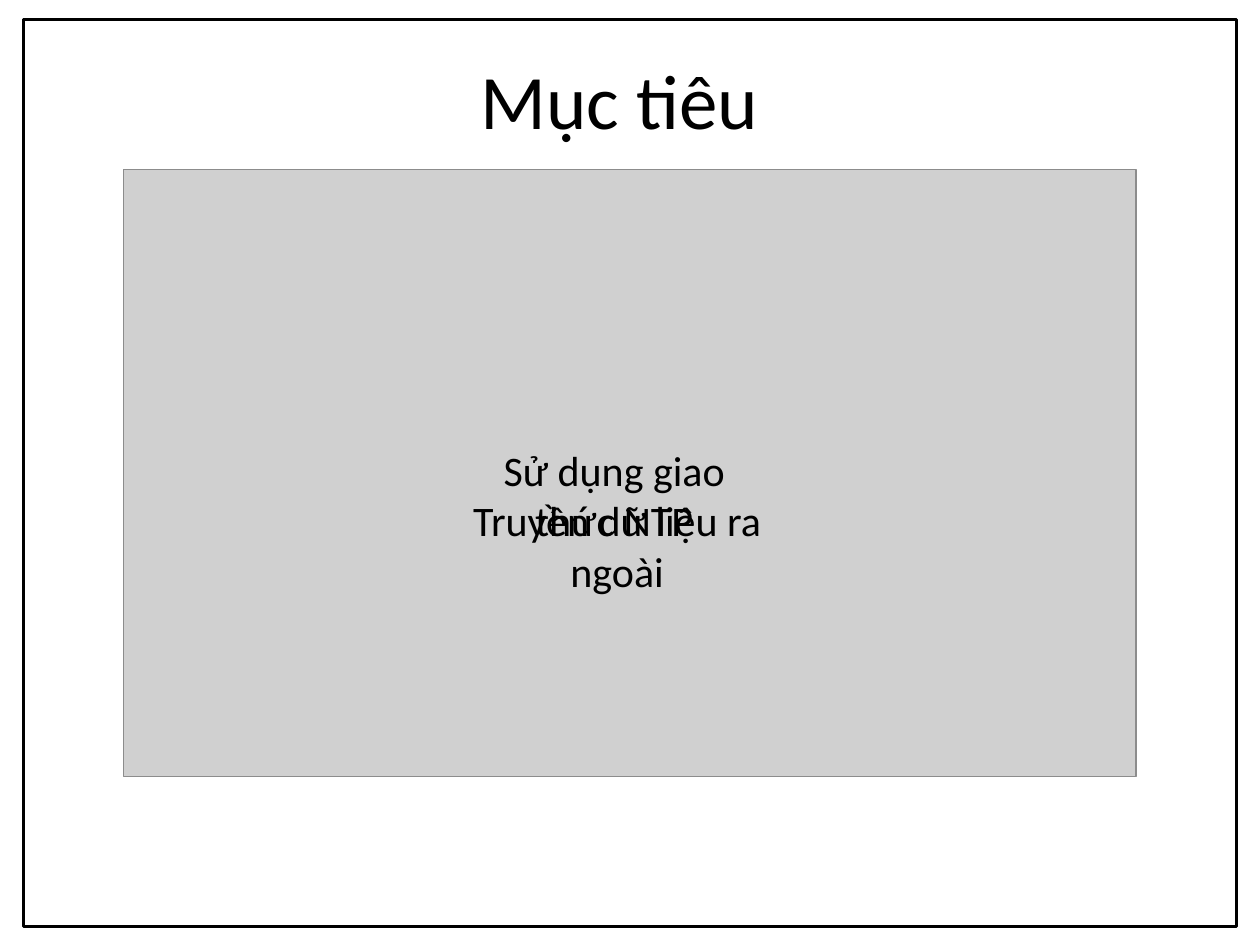
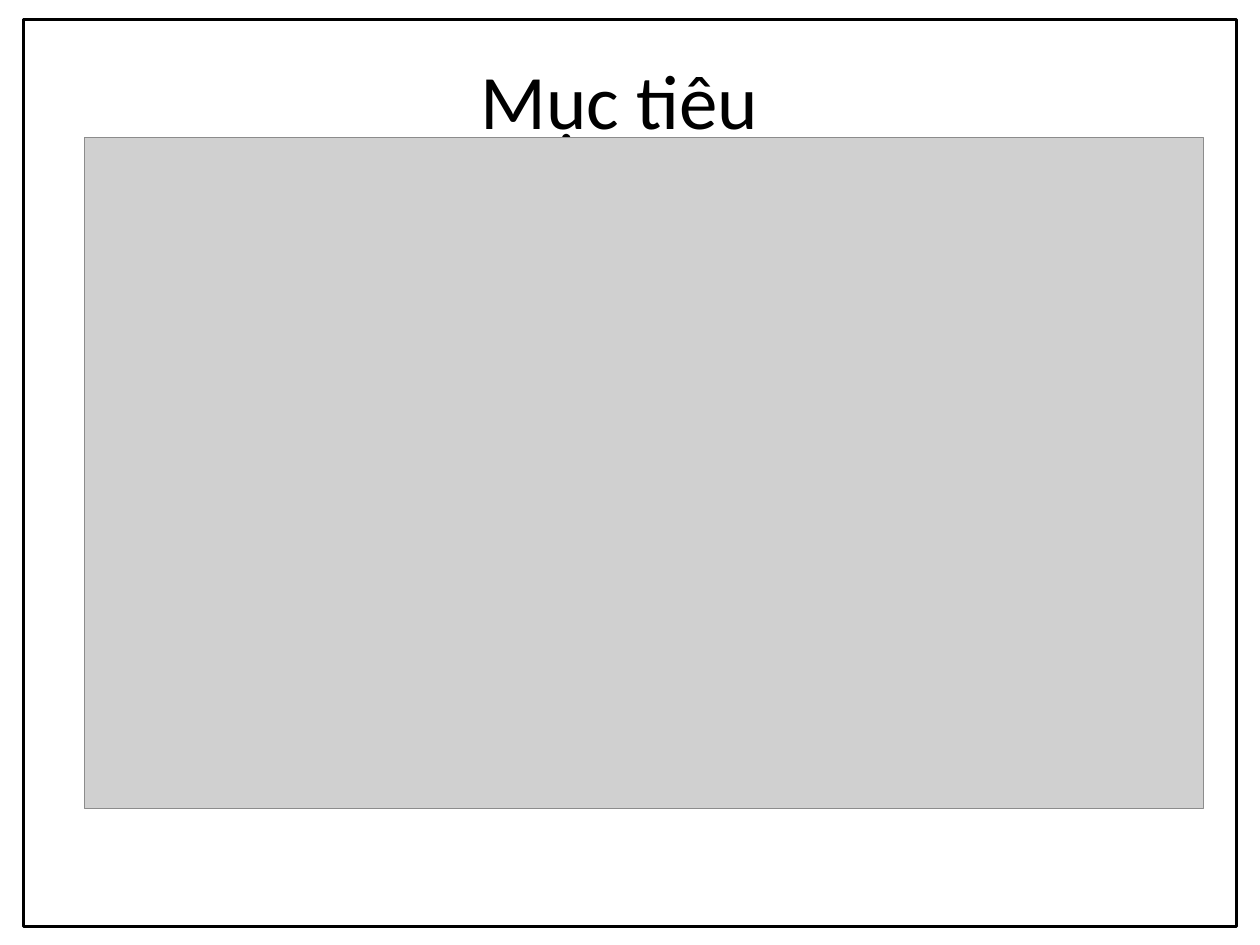
Before and after one commit to apkadmin/doan, a slide deck: slide 4 of Kỹ-thuật-khai-thác-giao-thức-Network-Time.pptx (slide 3 before the commit). Drawn at 1260x945 pixels with LibreOffice and Linux fonts; fonts in the diff are those of the drawing; grey boxes stand for pictures; background and template pictures are left out. Boxes give left, top, right and bottom in pixels: in the first picture for what was removed or moved away, otherwise in the second. Text is boxed around its words. In the diff, an @@ line names an element or a change of style, - is before the commit and + after.

```diff
--- a/Kỹ-thuật-khai-thác-giao-thức-Network-Time.pptx
+++ b/Kỹ-thuật-khai-thác-giao-thức-Network-Time.pptx
@@ picture: place and size @@
-picture at bbox=[123, 170, 1137, 777]
+picture at bbox=[84, 137, 1203, 808]
@@ text removed at bbox=[504, 456, 725, 543] @@
-Sử dụng giao thức NTP
@@ text removed at bbox=[473, 504, 761, 594] @@
-Truyền dữ liệu ra ngoài
```
Also in this commit, not shown: 5 other slides changed, 2 other files.
